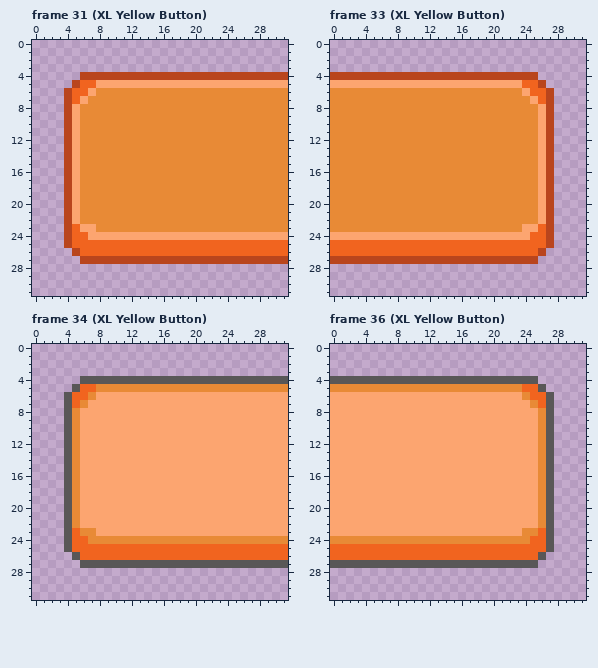
Edited in one commit: pixel-art file (assets/ui/guiPlates.aseprite). Above: the version before the commit.
32x32 pixels, 36 frames. Shown: frame 31 (XL Yellow Button), frame 33 (XL Yellow Button), frame 34 (XL Yellow Button), frame 36 (XL Yellow Button).
After:
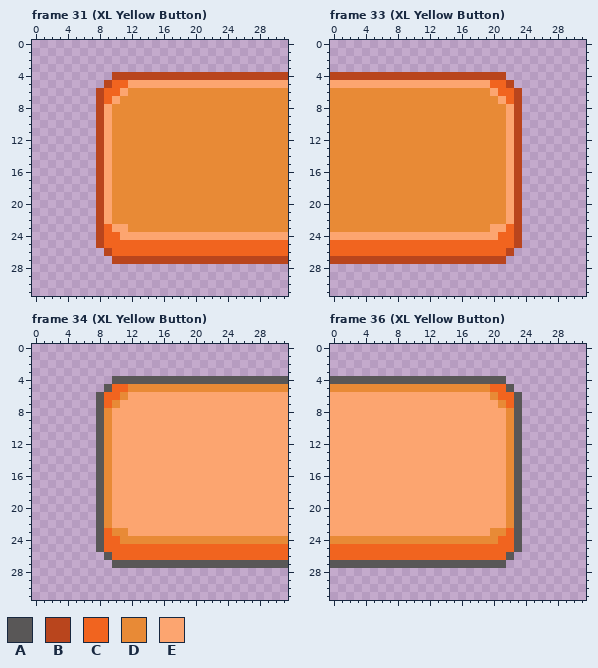
Palette (. is transparent): A #595757  B #b9451d  C #f1641f  D #e88a36  E #fca570
Diff:
Changed rows in their new state; - is an unchanged pixel.
Frame 31 (XL Yellow Button):
first column x 4:
 4 --....--
 5 -....BCC
 6 ....BCCE
 7 ....BCE-
 8 ....BE--
 9 ....BE--
10 ....BE--
11 ....BE--
12 ....BE--
13 ....BE--
14 ....BE--
15 ....BE--
16 ....BE--
17 ....BE--
18 ....BE--
19 ....BE--
20 ....BE--
21 ....BE--
22 ....BE--
23 ....BCEE
24 ....BCC-
25 ....B---
26 -....B--
27 --....--
Frame 33 (XL Yellow Button):
first column x 20:
 4 --....--
 5 CCB....-
 6 ECCB....
 7 -ECB....
 8 --EB....
 9 --EB....
10 --EB....
11 --EB....
12 --EB....
13 --EB....
14 --EB....
15 --EB....
16 --EB....
17 --EB....
18 --EB....
19 --EB....
20 --EB....
21 --EB....
22 --EB....
23 EECB....
24 -CCB....
25 ---B....
26 --B....-
27 --....--
Frame 34 (XL Yellow Button):
first column x 4:
 4 --....--
 5 -....ACC
 6 ....ACCD
 7 ....ACD-
 8 ....AD--
 9 ....AD--
10 ....AD--
11 ....AD--
12 ....AD--
13 ....AD--
14 ....AD--
15 ....AD--
16 ....AD--
17 ....AD--
18 ....AD--
19 ....AD--
20 ....AD--
21 ....AD--
22 ....AD--
23 ....ACDD
24 ....ACC-
25 ....A---
26 -....A--
27 --....--
Frame 36 (XL Yellow Button):
first column x 20:
 4 --....--
 5 CCA....-
 6 DCCA....
 7 -DCA....
 8 --DA....
 9 --DA....
10 --DA....
11 --DA....
12 --DA....
13 --DA....
14 --DA....
15 --DA....
16 --DA....
17 --DA....
18 --DA....
19 --DA....
20 --DA....
21 --DA....
22 --DA....
23 DDCA....
24 -CCA....
25 ---A....
26 --A....-
27 --....--
Changed places in both pictures, as pixel boxes (x1, y1, x2, y2):
changed: (64, 72, 128, 264)
changed: (490, 72, 554, 264)
changed: (64, 376, 128, 568)
changed: (490, 376, 554, 568)
